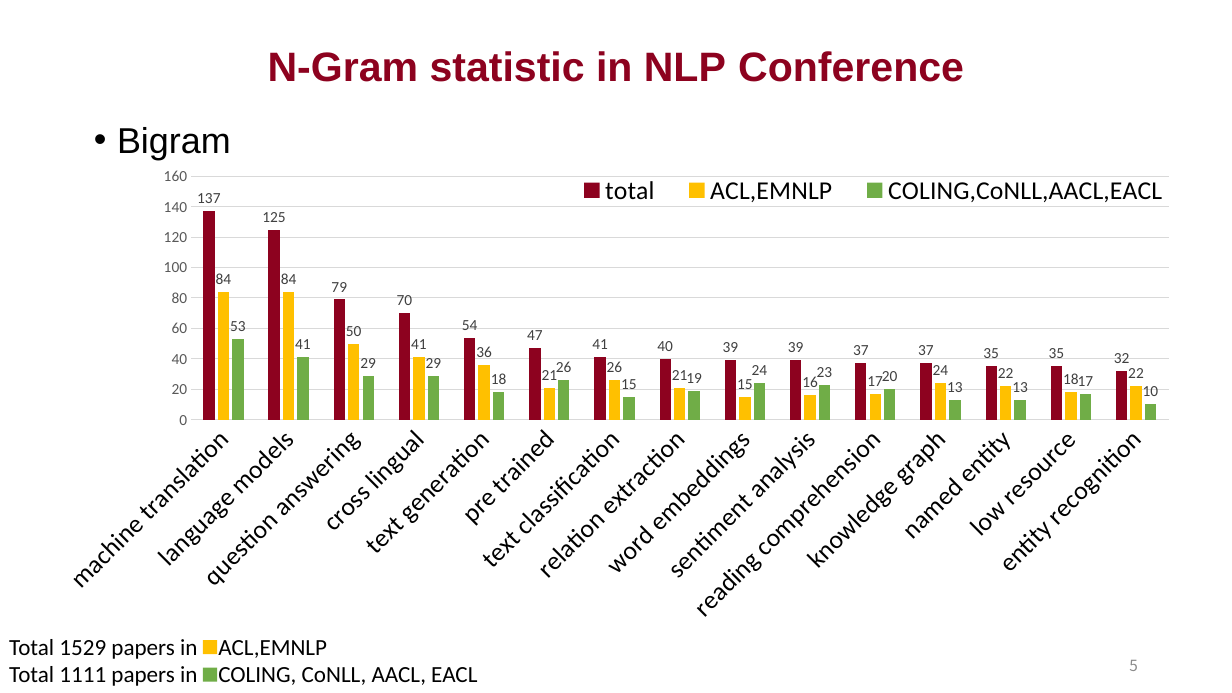
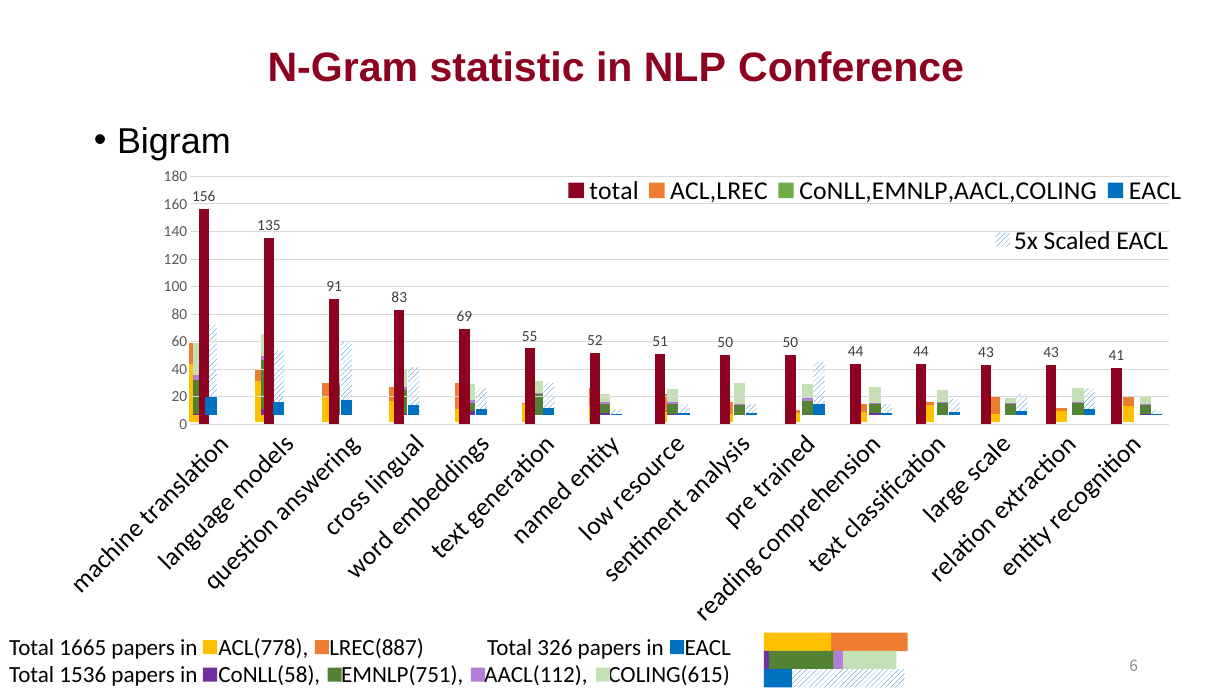
Before and after one commit to whitepurple/Simple-NGram, a slide deck: slide 6 of Title analysis of top-tier conference accepted papers.pptx (slide 5 before the commit). Drawn at 1232x693 pixels with LibreOffice and Linux fonts; fonts in the diff are those of the drawing. Boxes give left, top, right and bottom in pixels: in the first picture for what was removed or moved away, otherwise in the second. Text is boxed around its words. In the diff, an @@ line names an element or a change of style, - is before the commit and + after.

Commit message:
Update ngram statistics

```diff
--- a/Title analysis of top-tier conference accepted papers.pptx
+++ b/Title analysis of top-tier conference accepted papers.pptx
@@ column stacked chart added at [140,83,1183,430] @@
+categories: 1, 2, 3, 4, 5, 6, 7, 8, 9, 10, 11, 12, 13, 14, 15
+Series 1: -, -, -, -, -, -, -, -, -, -, -, -, -, -, -
+Series 2: 52, 37, 23, 19, 12, 16, 14, 9, 7, 8, 9, 15, 7, 10, 14
+Series 3: 19, 10, 12, 13, 23, 1, 17, 16, 11, 3, 7, 3, 16, 3, 9
+Series 4: -, -, -, -, -, -, -, -, -, -, -, -, -, -, -
@@ column stacked chart added at [153,83,1193,430] @@
+categories: 1, 2, 3, 4, 5, 6, 7, 8, 9, 10, 11, 12, 13, 14, 15
+Series 1: 2, 11, 0, 2, 9, 0, 4, 2, 0, 0, 4, 0, 0, 0, 2
+Series 2: 68, 100, 57, 47, 15, 43, 17, 19, 19, 28, 17, 23, 21, 23, 17
+Series 3: 11, 6, 6, 6, 6, 2, 4, 4, 2, 6, 2, 2, 2, 2, 2
+Series 4: 64, 45, 26, 34, 32, 23, 17, 26, 43, 28, 32, 23, 11, 28, 15
@@ column stacked chart added at [165,83,1204,430] @@
+categories: 1, 2, 3, 4, 5, 6, 7, 8, 9, 10, 11, 12, 13, 14, 15
+Series 1: 100, 71, 82, 53, 29, 35, 6, 12, 12, 59, 12, 18, 24, 29, 6
@@ column stacked chart added at [165,83,1204,430] @@
+categories: 1, 2, 3, 4, 5, 6, 7, 8, 9, 10, 11, 12, 13, 14, 15
+Series 1: 100, 71, 82, 53, 29, 35, 6, 12, 12, 59, 12, 18, 24, 29, 6
@@ column chart at [41,158,1192,638] @@
-categories: machine translation, language models, question answering, cross lingual, text generation, pre trained, text classification, relation extraction, word embeddings, sentiment analysis, reading comprehension, knowledge graph, named entity, low resource, entity recognition
+categories: machine translation, language models, question answering, cross lingual, word embeddings, text generation, named entity, low resource, sentiment analysis, pre trained, reading comprehension, text classification, large scale, relation extraction, entity recognition
-total: 137, 125, 79, 70, 54, 47, 41, 40, 39, 39, 37, 37, 35, 35, 32
+total: 156, 135, 91, 83, 69, 55, 52, 51, 50, 50, 44, 44, 43, 43, 41
-ACL,EMNLP: 84, 84, 50, 41, 36, 21, 26, 21, 15, 16, 17, 24, 22, 18, 22
+ACL,LREC: -, -, -, -, -, -, -, -, -, -, -, -, -, -, -
@@ colour of ACL,LREC #FFC000 to #ED7D31 @@
-COLING,CoNLL,AACL,EACL: 53, 41, 29, 29, 18, 26, 15, 19, 24, 23, 20, 13, 13, 17, 10
+CoNLL,EMNLP,AACL,COLING: -, -, -, -, -, -, -, -, -, -, -, -, -, -, -
+EACL: -, -, -, -, -, -, -, -, -, -, -, -, -, -, -
@@ bar spacing changed @@
@@ column chart: place and size @@
-column chart at [41,158,1192,633]
+column chart at [41,158,1192,638]
@@ rectangle added at [995,233,1009,247], fill pattern #0070C0 on #FFFFFF @@
@@ text added at [1014,231,1167,250], 20 pt, text #000000 @@
+5x Scaled EACL
@@ text at [9,638,729,686]: text changed @@
-Total 1529 papers in ACL,EMNLP
-Total 1111 papers in COLING, CoNLL, AACL, EACL
+Total 1665 papers in ACL(778), LREC(887)
+Total 1536 papers in CoNLL(58), EMNLP(751), AACL(112), COLING(615)
@@ text added at [487,639,731,659], 18 pt, text #000000 @@
+Total 326 papers in EACL
@@ rectangle added at [670,640,684,654], fill #0070C0 @@
@@ page number at [1129,659,1138,671]: text changed @@
-5
+6
@@ rectangle at [203,668,217,682]: fill #70AD47 to #7030A0 @@
@@ group added at [315,640,610,682]: 4 rectangles @@
@@ group added at [764,633,908,688]: 8 rectangles @@
```
Also in this commit, not shown: 12 other slides changed, 3 slides added, 2 slides removed, 1 other file.
